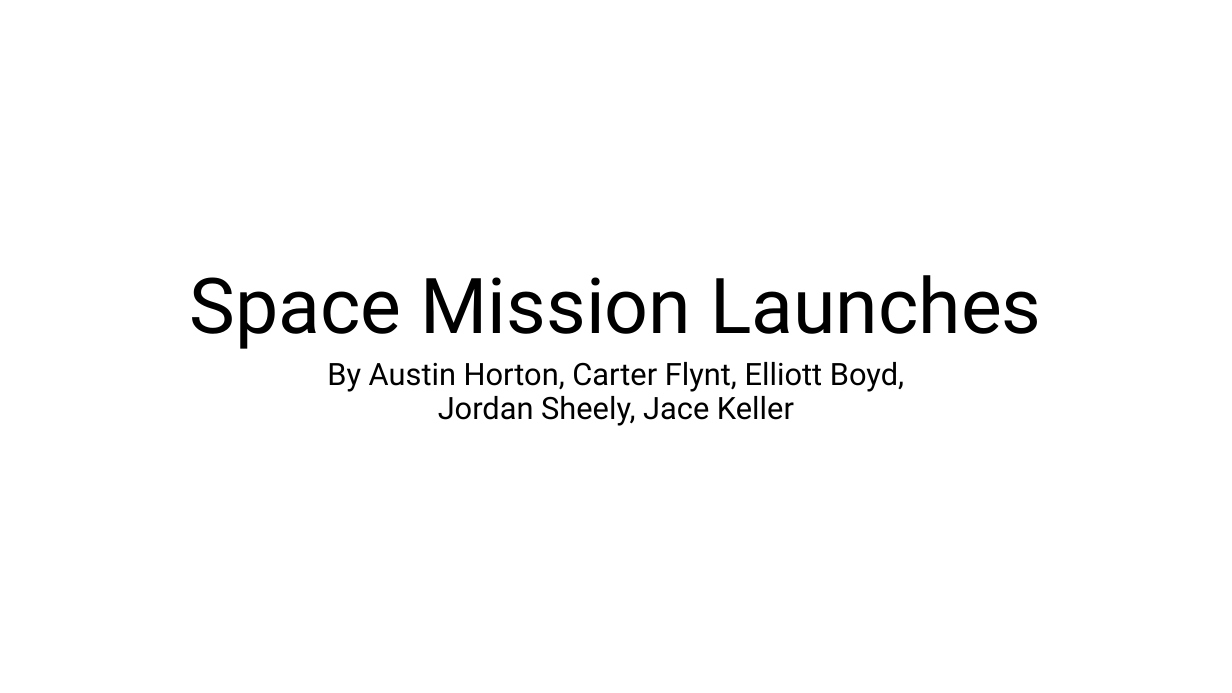
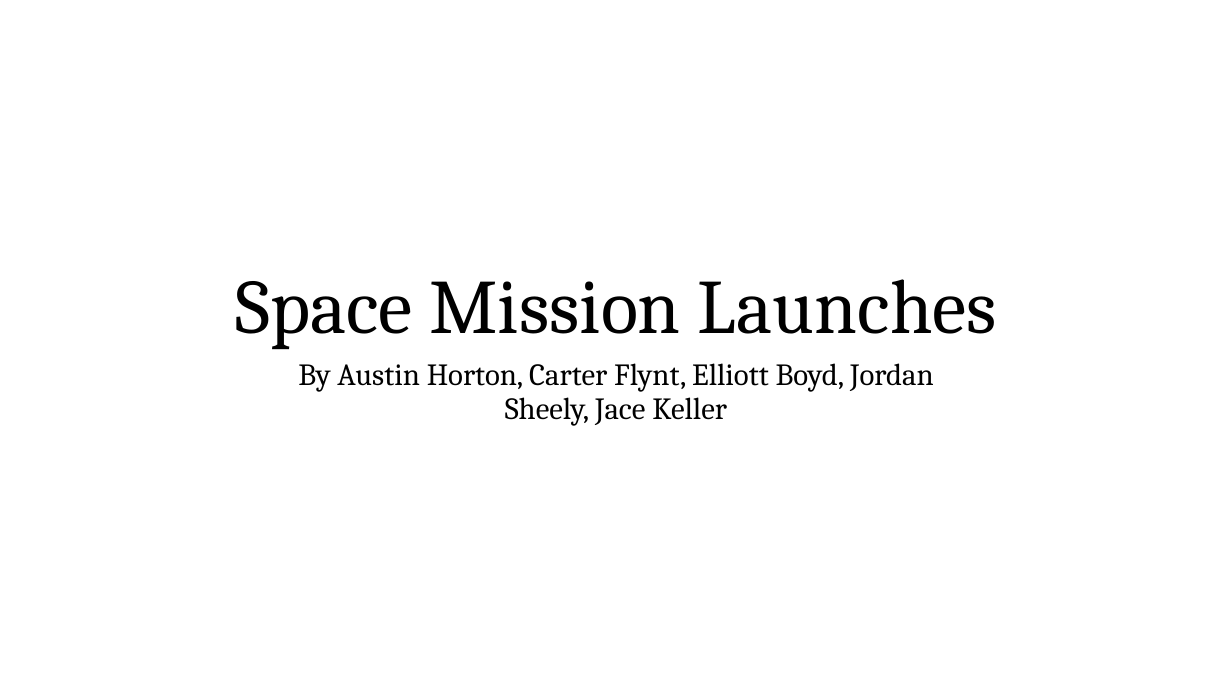
Before and after one commit to CarterFlynt/CarterFlynt.github.io, a slide deck: slide 1 of Space Launches FINAL.pptx. Drawn at 1232x693 pixels with LibreOffice and Linux fonts; fonts in the diff are those of the drawing. Boxes give left, top, right and bottom in pixels: in the first picture for what was removed or moved away, otherwise in the second. Text is boxed around its words. In the diff, an @@ line names an element or a change of style, - is before the commit and + after.

```diff
--- a/Space Launches FINAL.pptx
+++ b/Space Launches FINAL.pptx
@@ title "Space Mission Launches" at box(235, 279, 997, 350): font Roboto to Cambria @@
@@ subtitle "By Austin Horton, Carter Flynt, ..." at box(298, 363, 934, 426): font Roboto to Cambria @@
```
Also in this commit, not shown: 4 other slides changed, 7 other files.
